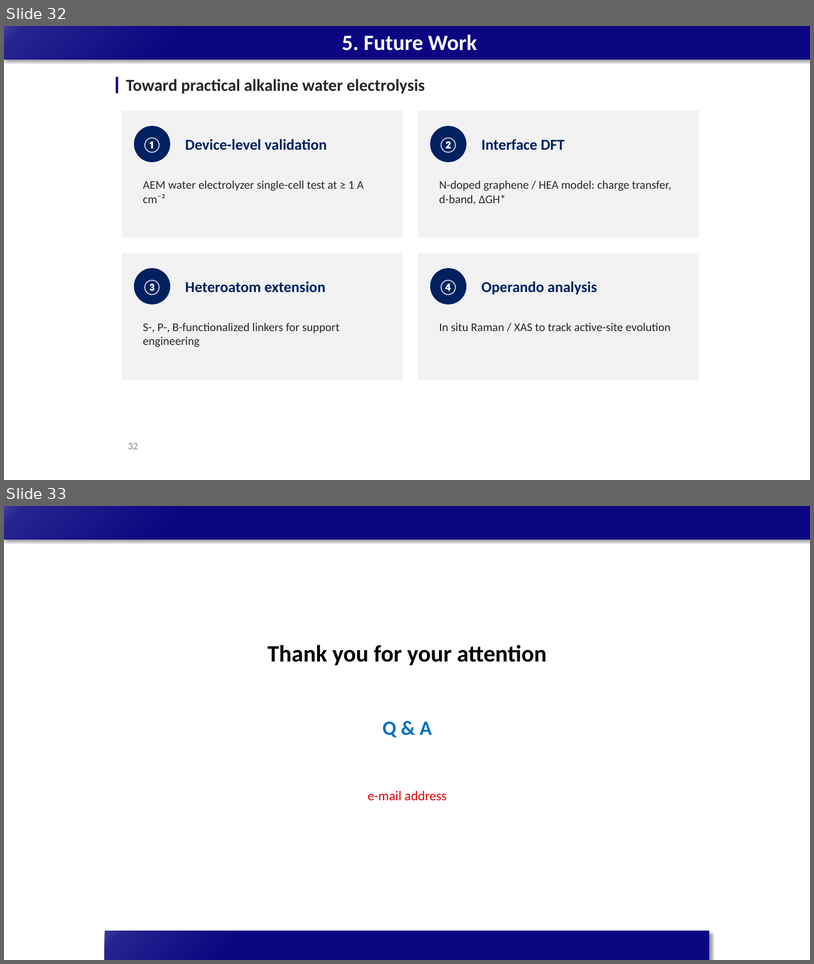
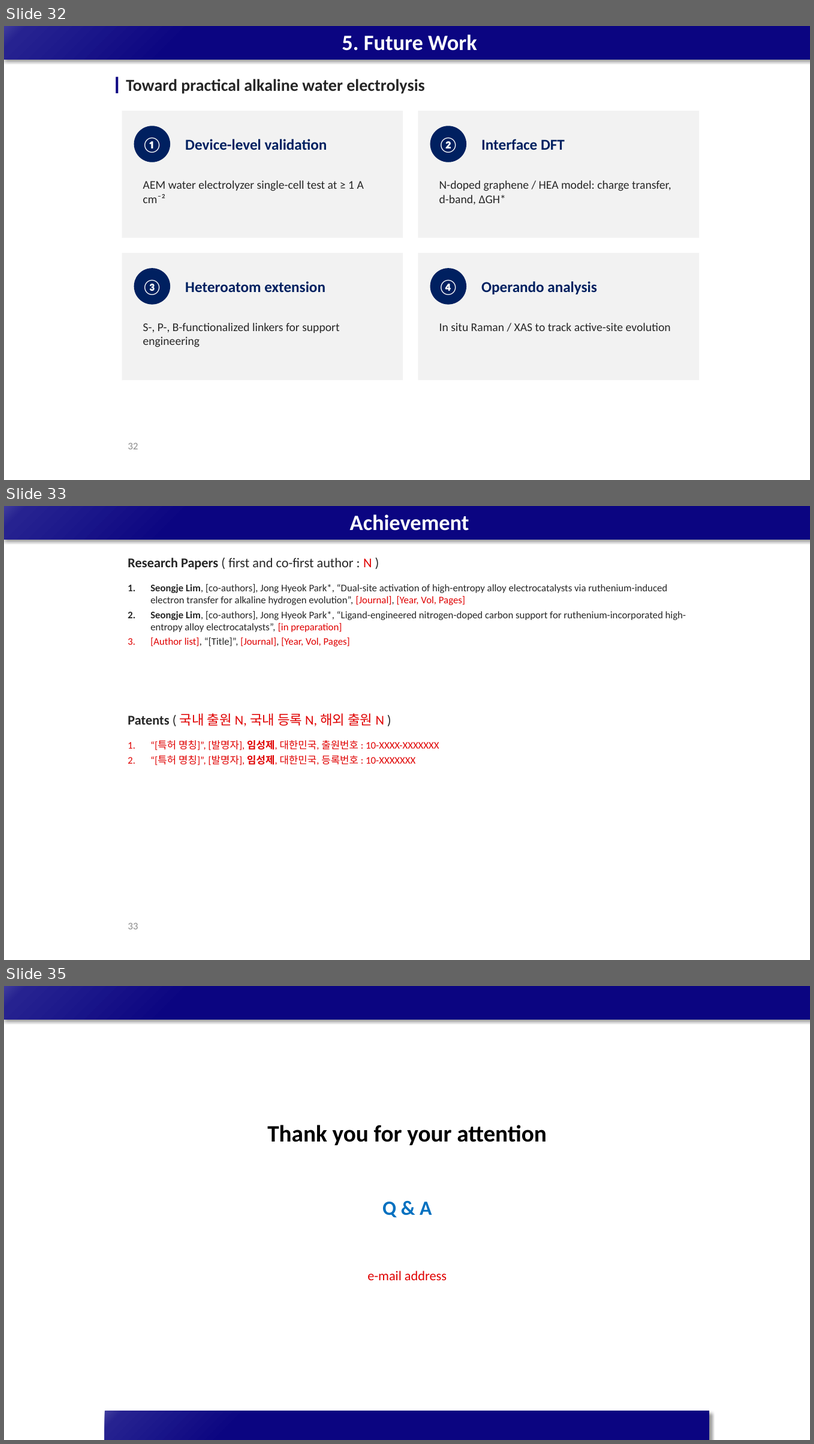
Before and after one commit to limsj0204/letter, a slide deck: 학위논문_디펜스_발표자료.pptx. Shown one above the other, each under a label of ours: slides 32 and 33 before the commit, slides 32, 33 and 35 after it; the slides between them are not shown. The pictures are 814x964 and 814x1444 pixels, drawn with LibreOffice and Linux fonts; fonts in the diff are those of the drawing. Boxes give left, top, right and bottom in pixels: in the first picture for what was removed or moved away, otherwise in the second. Text is boxed around its words. In the diff, an @@ line names an element or a change of style, - is before the commit and + after.

```diff
--- a/학위논문_디펜스_발표자료.pptx
+++ b/학위논문_디펜스_발표자료.pptx
@@ slide 33 added at <box>4,506,810,960</box>, background #FFFFFF; not listed: 1 template element that a slide beside it also shows @@
@@ title added at <box>350,514,470,531</box>, 26 pt, text #FFFFFF, bold @@
+Achievement
@@ text added at <box>128,558,372,570</box>, 16 pt, text #262626 @@
+Research Papers ( first and co-first author : N )
@@ text added at <box>150,584,686,646</box>, 12 pt, text #262626 @@
+1. Seongje Lim, [co-authors], Jong Hyeok Park*, “Dual-site activation of high-entropy alloy electrocatalysts via ruthenium-induced electron transfer for alkaline hydrogen evolution”, [Journal], [Year, Vol, Pages]
+2. Seongje Lim, [co-authors], Jong Hyeok Park*, “Ligand-engineered nitrogen-doped carbon support for ruthenium-incorporated high-entropy alloy electrocatalysts”, [in preparation]
+3. [Author list], “[Title]”, [Journal], [Year, Vol, Pages]
@@ text added at <box>128,713,384,726</box>, 16 pt, text #E00000 @@
+Patents ( 국내 출원 N, 국내 등록 N, 해외 출원 N )
@@ text added at <box>150,740,439,765</box>, 12 pt, text #E00000 @@
+1. “[특허 명칭]”, [발명자], 임성제, 대한민국, 출원번호 : 10-XXXX-XXXXXXX
+2. “[특허 명칭]”, [발명자], 임성제, 대한민국, 등록번호 : 10-XXXXXXX
@@ page number added at <box>128,922,138,929</box>, 12 pt, text #8C8C8C @@
+33
@@ what was slide 33 is now slide 35 @@
```
Also in this commit, not shown: 1 other slide added.
